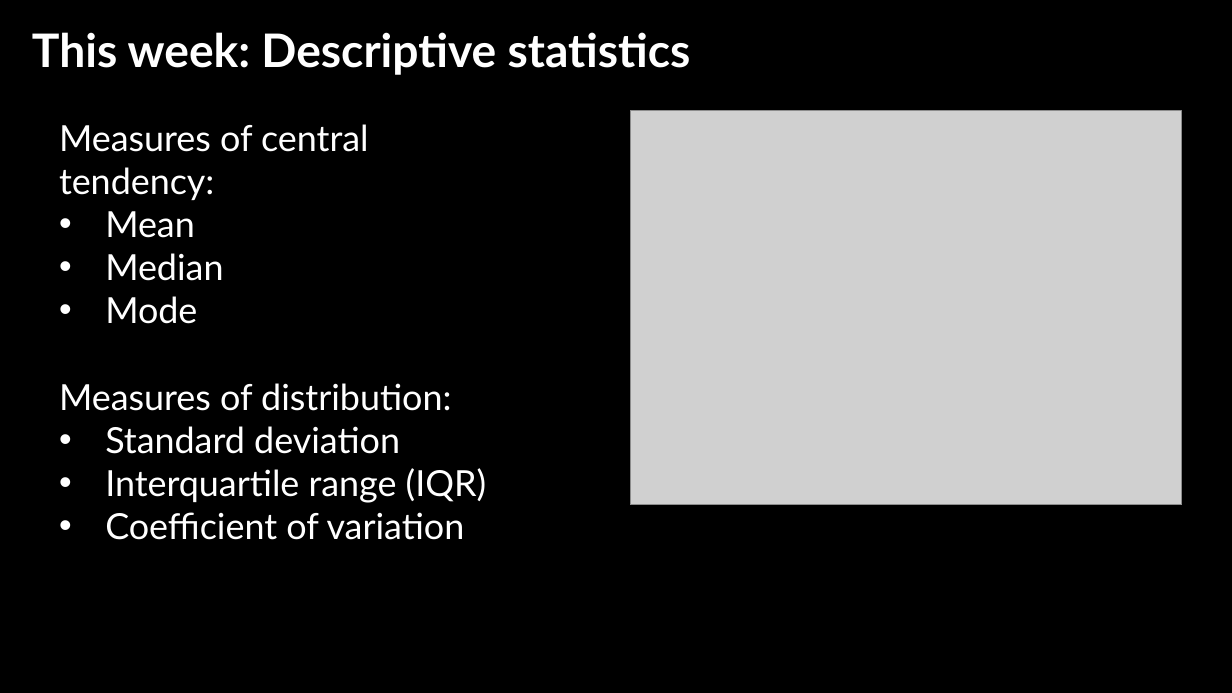
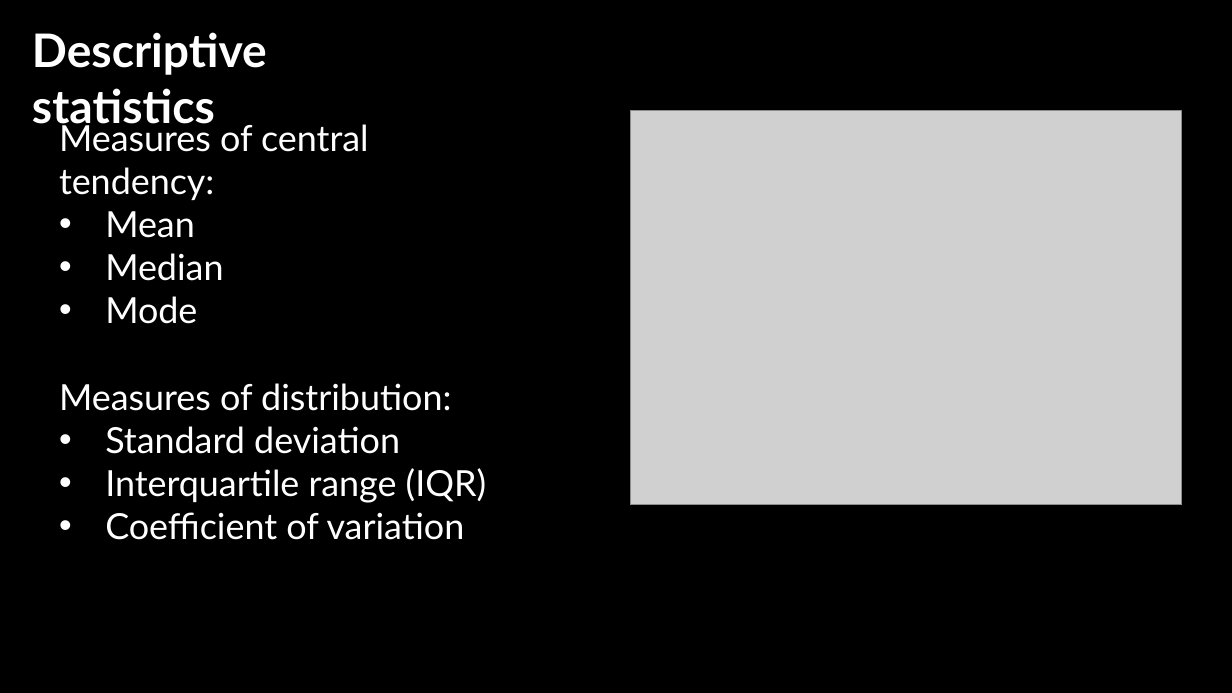
Before and after one commit to jshannon75/geog4300, a slide deck: slide 4 of in_class_slides/previous year slides/geog4300_W04-1 Classification and descriptive stats.pptx (slide 2 before the commit). Drawn at 1232x693 pixels with LibreOffice and Linux fonts; fonts in the diff are those of the drawing; grey boxes stand for pictures; background and template pictures are left out. Boxes give left, top, right and bottom in pixels: in the first picture for what was removed or moved away, otherwise in the second. Text is boxed around its words. In the diff, an @@ line names an element or a change of style, - is before the commit and + after.

Commit message:
Week 4 updates

```diff
--- a/in_class_slides/previous year slides/geog4300_W04-1 Classification and descriptive stats.pptx
+++ b/in_class_slides/previous year slides/geog4300_W04-1 Classification and descriptive stats.pptx
@@ text at box(32, 32, 267, 132): text changed @@
-This week: Descriptive statistics
+Descriptive statistics
```
Also in this commit, not shown: 2 other slides changed, 5 slides added, 4 slides removed, 6 other files.
